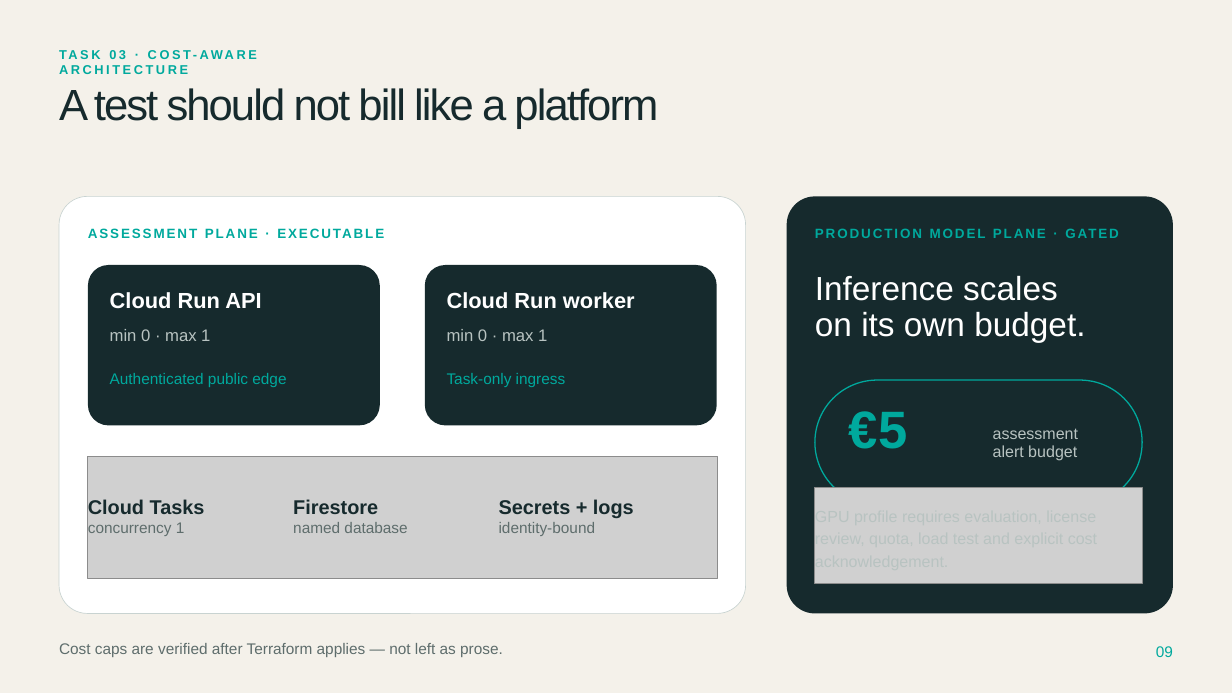
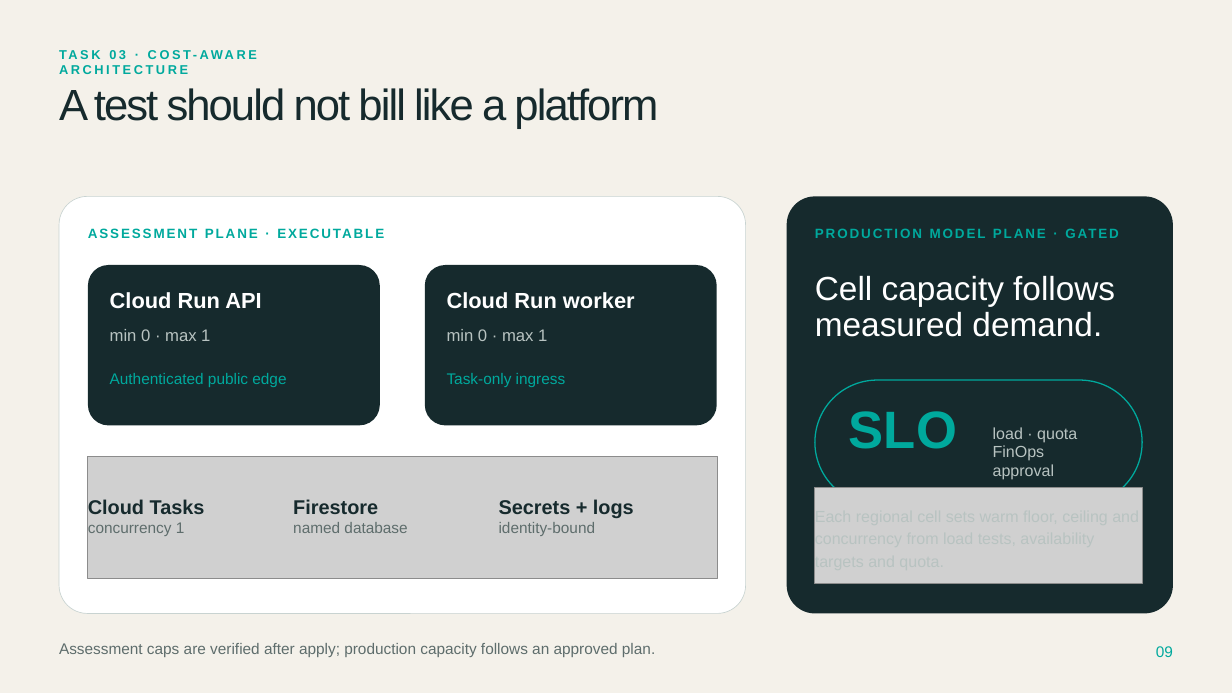
Before and after one commit to BlehMaks/siemens-senior-ai-engineer-test, a slide deck: slide 9 of presentation/siemens-senior-ai-engineer-test.pptx. Drawn at 1232x693 pixels with LibreOffice and Linux fonts; fonts in the diff are those of the drawing; grey boxes stand for pictures. Boxes give left, top, right and bottom in pixels: in the first picture for what was removed or moved away, otherwise in the second. Text is boxed around its words. In the diff, an @@ line names an element or a change of style, - is before the commit and + after.

Commit message:
fix(prod): require capacity-reviewed model scaling
Remove assessment-derived GPU defaults and arbitrary production caps from the model-plane Terraform contract. Require each paid regional cell to provide reviewed minimum, maximum, and per-instance concurrency values based on load, SLO, quota, and FinOps evidence.

Clarify the enterprise rollout documentation and presentation so the EUR 5 budget and single-instance limits apply only to the assessment cell. Add Terraform and documentation regression coverage for that boundary.

```diff
--- a/presentation/siemens-senior-ai-engineer-test.pptx
+++ b/presentation/siemens-senior-ai-engineer-test.pptx
@@ text at (x1=815, y1=276, x2=1115, y2=337): text changed @@
-Inference scales
-on its own budget.
+Cell capacity follows
+measured demand.
@@ text at (x1=849, y1=411, x2=957, y2=449): text changed @@
-€5
+SLO
@@ text at (x1=993, y1=427, x2=1077, y2=479): text changed @@
-assessment
-alert budget
+load · quota
+FinOps approval
@@ text at (x1=147, y1=643, x2=655, y2=657): text changed @@
-Cost caps are verified after Terraform applies — not left as prose.
+Assessment caps are verified after apply; production capacity follows an approved plan.
```
Also in this commit, not shown: 13 other files.
